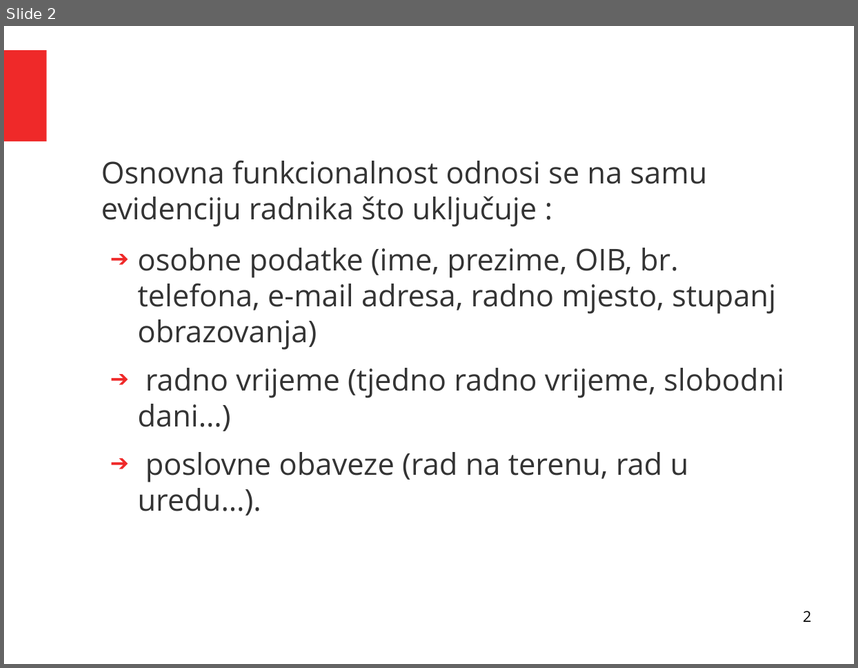
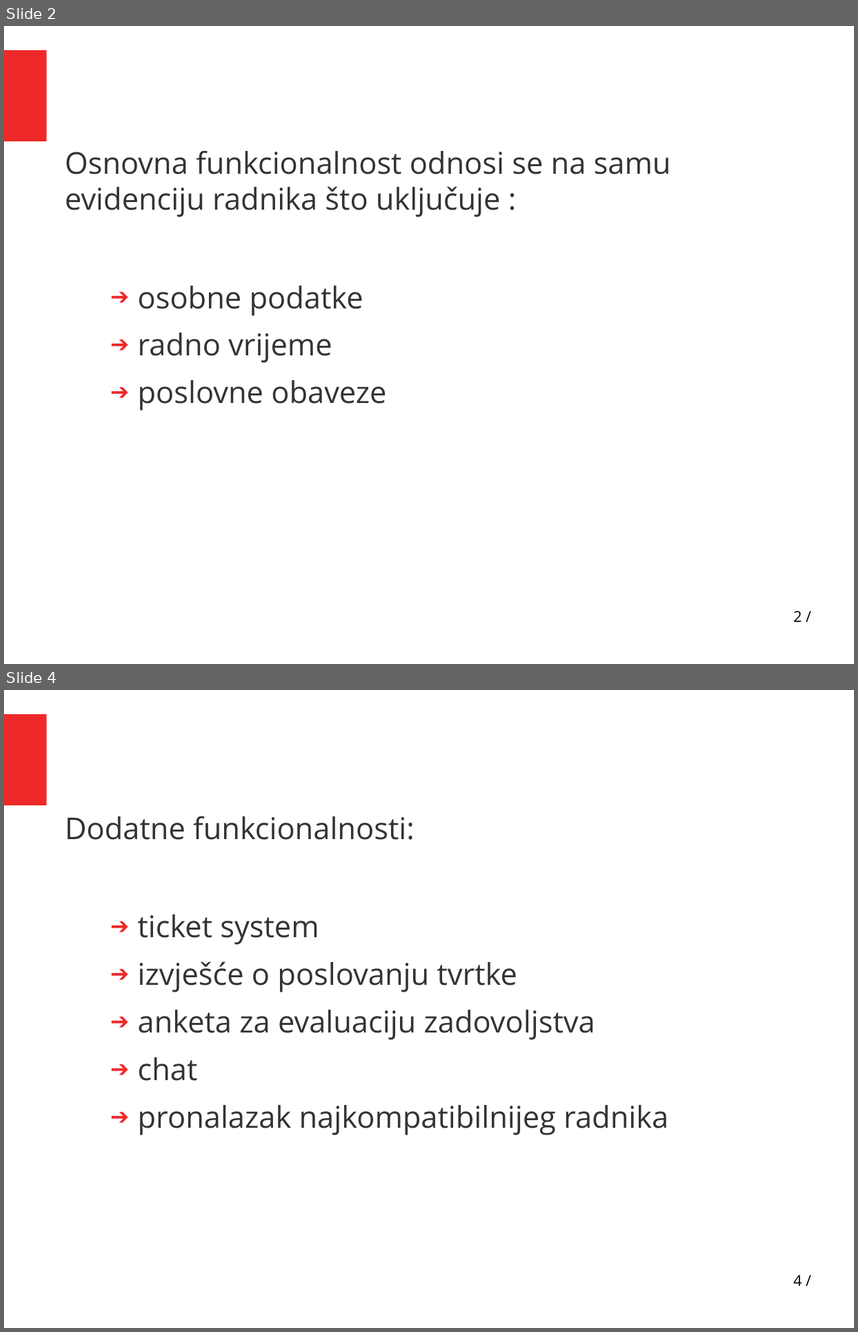
Before and after one commit to Alpfonso/Evidencija-i-administracija-radnika, a slide deck: presentation/prezentacija.odp. Shown one above the other, each under a label of ours: slide 2 before the commit, slides 2 and 4 after it; the slides between them are not shown. The pictures are 858x668 and 858x1332 pixels, drawn with LibreOffice and Linux fonts; fonts in the diff are those of the drawing. Boxes give left, top, right and bottom in pixels: in the first picture for what was removed or moved away, otherwise in the second. Text is boxed around its words. In the diff, an @@ line names an element or a change of style, - is before the commit and + after.

```diff
--- a/presentation/prezentacija.odp
+++ b/presentation/prezentacija.odp
@@ slide 4 added at <box>4,690,854,1328</box>, background #FFFFFF; not listed: 1 template element that a slide beside it also shows @@
@@ text added at <box>65,816,668,1135</box>, 28 pt, text #333333 @@
+Dodatne funkcionalnosti:
+  ➔ ticket system
+  ➔ izvješće o poslovanju tvrtke
+  ➔ anketa za evaluaciju zadovoljstva
+  ➔ chat
+  ➔ pronalazak najkompatibilnijeg radnika
@@ page number added at <box>793,1274,802,1285</box>, 14 pt, text #000000 @@
+4 /
@@ slide 2 changed as well @@
@@ text "Osnovna funkcionalnost odnosi se na ...": place and size @@
-text "Osnovna funkcionalnost odnosi se na ..." at <box>101,160,784,515</box>
+text "Osnovna funkcionalnost odnosi se na ..." at <box>65,150,671,410</box>
@@ text at <box>65,150,671,217</box>: indent changed @@
@@ text at <box>138,285,386,410</box>: text changed @@
-  ➔ osobne podatke (ime, prezime, OIB, br. telefona, e-mail adresa, radno mjesto, stupanj obrazovanja)
-  ➔ radno vrijeme (tjedno radno vrijeme, slobodni dani…)
-  ➔ poslovne obaveze (rad na terenu, rad u uredu…).
+  ➔ osobne podatke
+  ➔ radno vrijeme
+  ➔ poslovne obaveze
@@ page number at <box>793,610,802,621</box>: text changed @@
-2
+2 /
```
Also in this commit, not shown: 3 other slides changed, 1 other slide added, 3 slides removed, 1 other file.
